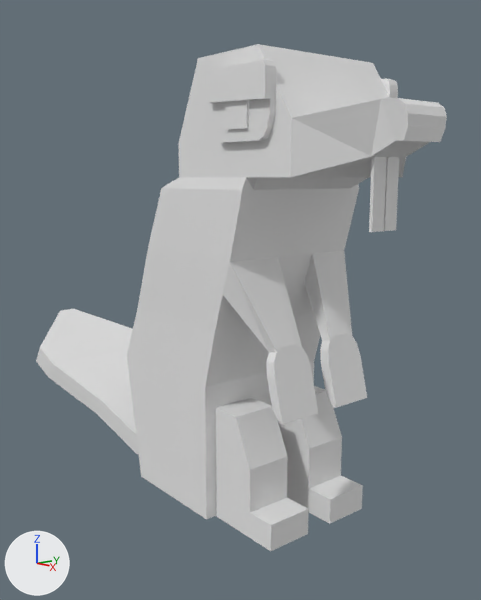
What one commit did to the Blender file assets/3D/creatures/beaverTwo/beaverTwo.blend.
Camera for both pictures: a 50 mm camera at (7.56, -5.9, 4.53) aimed at (-0.4, 0.61, 2.64). The lights are fixed; the arrows at lower left show +X, +Y and +Z. The older version comes first.
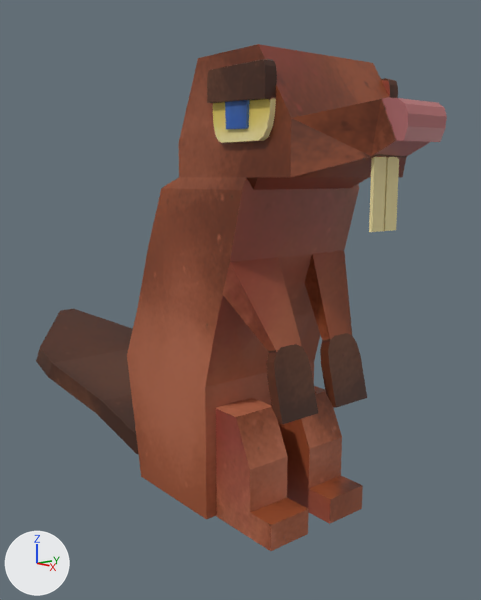
Changed parts and their boxes [x1, y1, x2, y2] in the pictures (481 x 600 px):
'Cube', surface changed (white to brown): [36, 44, 447, 551] in both

Edits to the bpy script that builds the scene:
```text
Add img_beavertwotexture:
    img_beavertwotexture = load_image('beaverTwoTexture', 'textures/beaverTwoTexture.png', 2048, 2048, 'sRGB')
Change mat_material:
    remove mat_material.base_color = (0.8, 0.8, 0.8)  # white #e7e7e7
    add mat_material.texture = img_beavertwotexture
Change me_cube:
    where me_cube.from_pydata(...)  # 448 vertices, 911 faces; spans x -5.62..3.22, y -1.14..1.06, z -2.6..3.32
    used by ob_cube; location = (0.17, -0.02, 2.6)
    me_cube part 1: texture (UV) coordinates of 911 of 911 faces, centred in x -5.54..3.22, y -1.14..1.06, z -2.6..3.32, changed; they spanned u 0.0..0.88, v 0.0..1.0 and now span u 0.01..0.98, v 0.01..0.99
```
